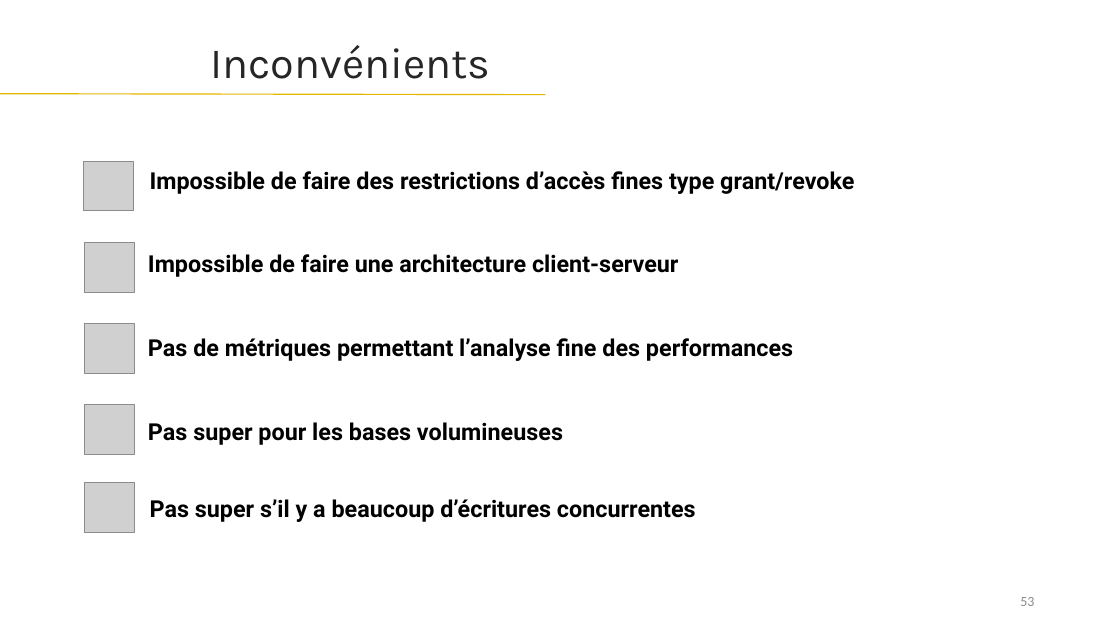
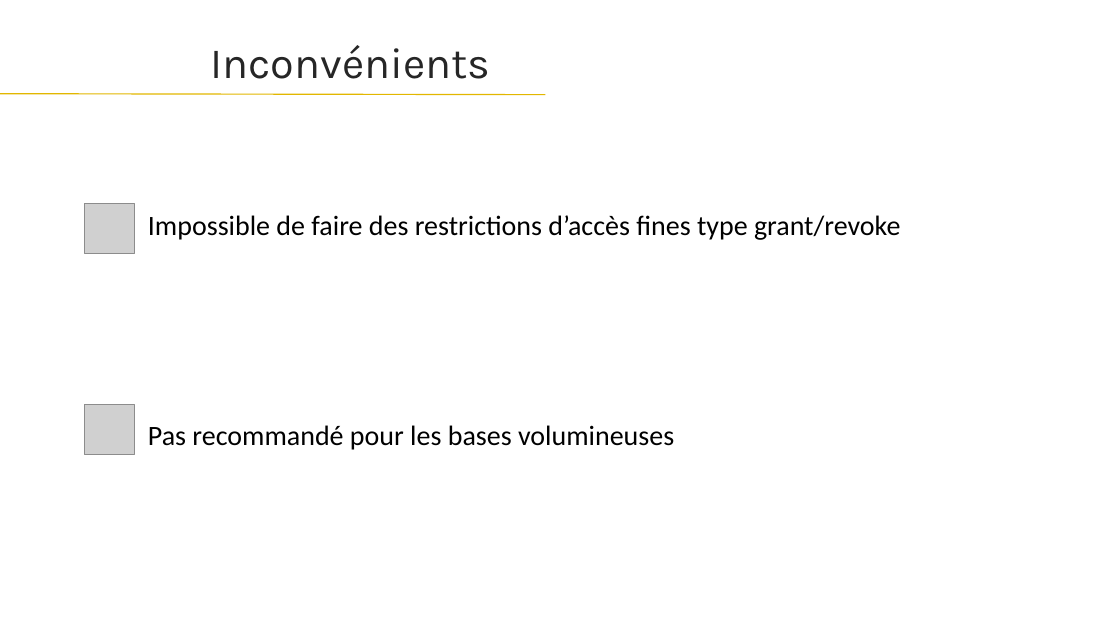
Before and after one commit to HouariZegai/academic-projects, a slide deck: slide 54 of Architecture SGBD/Project/presentation/Presentation-projet-SQLite.pptx (slide 53 before the commit). Drawn at 1120x630 pixels with LibreOffice and Linux fonts; fonts in the diff are those of the drawing; grey boxes stand for pictures. Boxes give left, top, right and bottom in pixels: in the first picture for what was removed or moved away, otherwise in the second. Text is boxed around its words. In the diff, an @@ line names an element or a change of style, - is before the commit and + after.

```diff
--- a/Architecture SGBD/Project/presentation/Presentation-projet-SQLite.pptx
+++ b/Architecture SGBD/Project/presentation/Presentation-projet-SQLite.pptx
@@ picture: place and size @@
-picture at [83, 161, 133, 211]
+picture at [84, 203, 134, 253]
@@ text "Impossible de faire des restrictions ...": place and size @@
-text "Impossible de faire des restrictions ..." at [150, 171, 854, 194]
+text "Impossible de faire des restrictions ..." at [148, 215, 900, 240]
@@ text "Impossible de faire des restrictions ..." at [148, 215, 900, 240]: size 20 to 24 pt, font Roboto to Calibri, bold off @@
@@ picture removed at [84, 243, 134, 292] @@
@@ text removed at [148, 254, 678, 277] @@
-Impossible de faire une architecture client-serveur
@@ picture removed at [84, 323, 134, 373] @@
@@ text removed at [148, 338, 793, 361] @@
-Pas de métriques permettant l’analyse fine des performances
@@ text at [148, 425, 674, 450]: text changed; size 20 to 24 pt; font Roboto to Calibri; bold off @@
-Pas super pour les bases volumineuses
+Pas recommandé pour les bases volumineuses
@@ picture removed at [84, 483, 134, 533] @@
@@ text removed at [150, 499, 696, 522] @@
-Pas super s’il y a beaucoup d’écritures concurrentes
@@ page number removed at [1020, 597, 1034, 606] @@
-53
```
Also in this commit, not shown: 53 other slides changed, 1 slide added, 1 slide removed, 19 other files.
